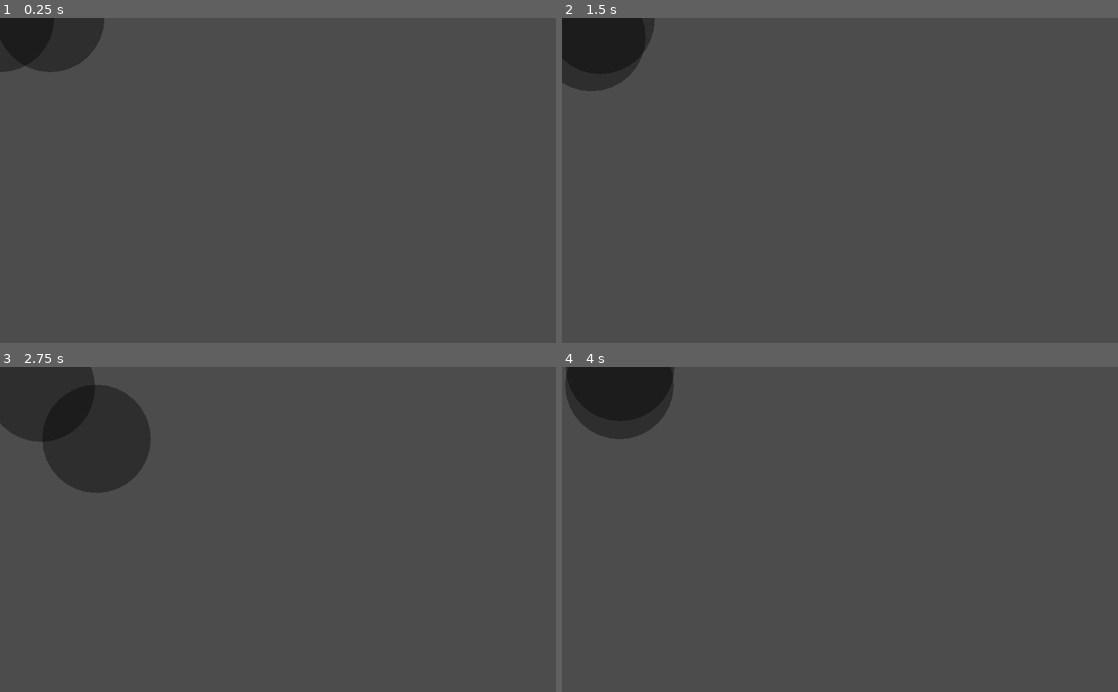
Above: before the commit, frames 1-4 (two rows, left to right).
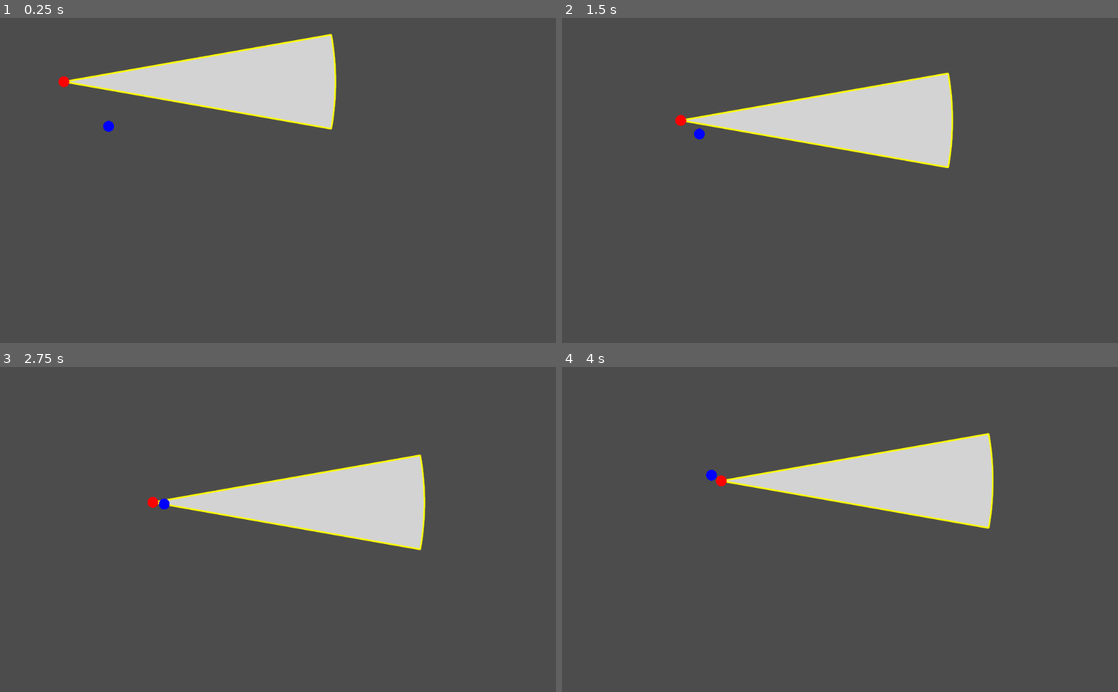
Above: after the commit, the same moments.

Repository: Diah50/Highborne-Adventurer
Game: Godot game, scene res://scenes/tests/Main.tscn
Two runs of this game, one before a commit and one after it. Both use one fixed random seed, a clock stepped at 60 frames per second and the inputs below.
Inputs:
- Up to frame 1 (0.25 s): no input
- Up to frame 2 (1.5 s): hold D 0.53-1.28 s; hold S from 1.28 s (still down)
- Up to frame 3 (2.75 s): release S at 2.03 s; hold D from 2.03 s (still down)
- Up to frame 4 (4 s): release D at 2.78 s; hold W 2.78-3.53 s; hold A from 3.53 s (still down)

The runs differ from the first frame. In frame 1, 10% of the frame differs, in the area x 0-61%, y 0-36%; in frame 2, 11%; in frame 3, 15%, in the area x 0-77%, y 0-57%; in frame 4, 11%.
Error before the commit: Unable to iterate on object of type 'Nil'. (res://scripts/Unit.gd:71)

Commit message:
At least it runs?
Anti-aliasing and initial testing/bugfixing

Diff:
--- a/project.godot
+++ b/project.godot
@@ -21,3 +21,11 @@
 [physics]
 
 common/enable_pause_aware_picking=true
+
+[rendering]
+
+quality/intended_usage/framebuffer_allocation=0
+quality/intended_usage/framebuffer_allocation.mobile=0
+quality/filters/use_nearest_mipmap_filter=true
+quality/filters/msaa=1
+quality/depth/hdr=false
--- a/scenes/actions/Test Action.tscn
+++ b/scenes/actions/Test Action.tscn
@@ -1,12 +1,6 @@
 [gd_scene load_steps=2 format=2]
 
 [ext_resource path="res://scripts/Action.gd" type="Script" id=1]
-
-
-
-
-
-
 
 [node name="Action" type="Node2D" groups=[
 "Action",
--- a/scenes/tests/Main.tscn
+++ b/scenes/tests/Main.tscn
@@ -1,13 +1,23 @@
-[gd_scene load_steps=2 format=2]
+[gd_scene load_steps=3 format=2]
 
 [ext_resource path="res://scenes/units/Test Unit.tscn" type="PackedScene" id=1]
+[ext_resource path="res://scenes/actions/Test Action.tscn" type="PackedScene" id=2]
 
 [node name="Main" type="Node2D"]
 
 [node name="KinematicBody2D" parent="." instance=ExtResource( 1 )]
-speed = 250
+position = Vector2( 200, 200 )
 
 [node name="KinematicBody2D2" parent="." instance=ExtResource( 1 )]
-position = Vector2( 100, 0 )
+position = Vector2( 100, 100 )
 player = false
-speed = 30
+color = Color( 1, 0, 0, 1 )
+
+[node name="Action" parent="KinematicBody2D2" instance=ExtResource( 2 )]
+z_index = -1
+arc = 10
+rng = 500
+ai_start_range = 1000
+ai_weight = 1.0
+dmg = 1
+stun = 1
--- a/scenes/units/Test Unit.tscn
+++ b/scenes/units/Test Unit.tscn
@@ -9,7 +9,6 @@
 ]]
 script = ExtResource( 1 )
 player = true
-speed = 200
 
 [node name="CollisionShape2D" type="CollisionShape2D" parent="."]
 shape = SubResource( 1 )
--- a/scripts/Action.gd
+++ b/scripts/Action.gd
@@ -1,7 +1,6 @@
 extends Node2D
 
-const Globals = preload("nodeless/Globals.gd")
-const TFlags = preload("nodeless/TFlags.gd")
+const G = preload("nodeless/Globals.gd")
 
 export(int) var key
 
@@ -9,28 +8,28 @@
 export(int) var rng # "range" namespace is taken
 
 export(int) var ai_start_range
-export(float) var ai_start_select_weight
-export(Array, float) var ai_followup_action_chances = []
-export(Array, NodePath) var followup_actions = []
+export(float) var ai_weight
+export(Array, NodePath) var combo_actions = []
+export(bool) var combo_only = false
+export(float) var move_speed
 
 
 export(int) var dmg
 export(int) var stun
 export(float) var stun_time
 export(int) var guard
-export(int) var guard_break
-export(float) var speed_mod
 
 
 
-# timeline_intervals[max] is the end tick, exclusive.
-# Otherwise timeline_intervals[x] corresponds to start time of timeline_flags[x]
-export(Array, int) var timeline_intervals
+
+# phase_times[max] is the end tick, exclusive.
+# Otherwise phase_times[x] corresponds to start time of phase_flags[x]
+export(Array, int) var phase_times = [60]
 export(Array, int, FLAGS, "damage_and_stun", \
-"guard", "speed_mod", "telegraph", "lock_pos", "no_rot") var timeline_flags = []
-export(Color) var hitbox_border_color
-export(Color) var hitbox_damage_color
-export(Color) var hitbox_color
+"move_speed", "guard", "invincibility", "telegraph", "lock_pos", "no_rot") var phase_flags = [16]
+export(Color) var hitbox_border_color = Color.yellow
+export(Color) var hitbox_damage_color = Color.red
+export(Color) var hitbox_color = Color.lightgray
 
 var tick_no = -1 # -1 for inactive, otherwise which tick we are on, starting at 0
 var interval_no = 0
@@ -38,9 +37,9 @@
 var remaining_guard : int
 
 func _ready():
-	for flags in timeline_flags:
+	for flags in phase_flags:
 		# assure no incompatible flag combos
-		assert(not ((flags % TFlags.damage_and_stun) and (flags % TFlags.telegraph)))
+		assert(not ((flags % G.TFlags.damage_and_stun) and (flags % G.TFlags.telegraph)))
 
 
 # starts the action, but does NOT tick it.
@@ -52,22 +51,22 @@
 
 func tick():
 	tick_no += 1
-	if(timeline_intervals[interval_no] < tick_no):
+	if(phase_times[interval_no] < tick_no):
 		interval_no += 1
 
 	var flags = flags()
 
-	if not (flags & TFlags.landing):
+	if not (flags & G.TFlags.landing):
 		position = Vector2.ZERO
 		rotation = 0
 
-	if flags & TFlags.damage_and_stun:
+	if flags & G.TFlags.damage_and_stun:
 		for unit in get_tree().get_nodes_in_group("Unit"):
 			var vec = unit.global_position - global_position
-			if(vec.length() <= rng and abs(vec.angle() - global_rotation) <= arc):
+			if(vec.length() <= rng and abs(vec.angle() - global_rotation) <= arc / 2):
 				damage_and_stun(unit)
 
-	if(timeline_intervals[timeline_intervals.size()-1] == tick_no+1):
+	if(phase_times[phase_times.size()-1] == tick_no+1):
 		end()
 
 func damage_and_stun(unit):
@@ -75,7 +74,7 @@
 	if(unit.hp <= 0):
 		unit.queue_free()
 	var action = unit.current_action
-	if action == null or not (action.flags() & TFlags.guard):
+	if action == null or not (action.flags() & G.TFlags.guard):
 		unit.stun(stun_time)
 	else:
 		unit.guard -= stun
@@ -84,29 +83,36 @@
 
 func end():
 	var parent = get_parent()
-	if parent.player or parent.ai_followup_action_chances == []:
+	if parent.player or combo_actions == []:
 		parent.current_action = parent.next_action
 		parent.next_action = null
 	else:
-		parent.start_rand_action_from(ai_followup_action_chances)
+		parent.start_rand_action_from(combo_actions)
 
 func flags():
-	return timeline_flags[interval_no]
+	return phase_flags[interval_no]
+
+
+
+
+func _draw():
+	if(flags() & G.TFlags.damage_and_stun):
+		_draw_arc_poly(hitbox_damage_color)
+	elif(flags() & G.TFlags.telegraph):
+		_draw_arc_poly(hitbox_color)
+		_draw_arc_border(hitbox_border_color)
+
+
+func _draw_arc_border(color):
+		draw_arc(Vector2.ZERO, rng , deg2rad(-arc - 0), deg2rad(arc + 0), G.circle_points, color, 2, true)
+		draw_line(Vector2.ZERO, Vector2.RIGHT.rotated(deg2rad(-arc)) * rng, color, 2, true)
+		draw_line(Vector2.ZERO, Vector2.RIGHT.rotated(deg2rad(arc)) * rng, color, 2, true)
 
 # https://godotengine.org/qa/3843/is-it-possible-to-draw-a-circular-arc
-func draw_arc_border(color):
-	draw_line(Vector2.ZERO, Vector2.RIGHT.rotated(-arc) * rng, color)
-	draw_line(Vector2.ZERO, Vector2.RIGHT.rotated(arc) * rng, color)
+func _draw_arc_poly(color):
 	var pointsArc = PoolVector2Array([])
-	var angleFrom = -arc
-	var angleTo = arc
-	for i in range(Globals.circle_points+1):
-		var anglePoint = angleFrom + i*(angleTo-angleFrom)/Globals.circle_points - 90
-		pointsArc.push_back(Vector2.ZERO + Vector2( cos( deg2rad(anglePoint) ), sin( deg2rad(anglePoint) ) )* rng)
-		draw_polygon(pointsArc, PoolColorArray([color]))
-
-func _draw():
-	if(timeline_flags % TFlags.damage_and_stun):
-		draw_arc(Vector2.ZERO, rng, -arc, arc, Globals.circle_points, hitbox_damage_color)
-	elif(timeline_flags % TFlags.telegraph):
-		draw_arc(Vector2.ZERO, rng, -arc, arc, Globals.circle_points, hitbox_color)
+	pointsArc.push_back(Vector2.ZERO)
+	for i in range(G.circle_points+1):
+		var anglePoint = deg2rad(arc) + i*(deg2rad(-arc)-deg2rad(arc))/G.circle_points
+		pointsArc.push_back(Vector2.ZERO + Vector2( cos(anglePoint), sin(anglePoint) )* rng)
+	draw_polygon(pointsArc, PoolColorArray([color]), PoolVector2Array(), null, null, true)
--- a/scripts/Unit.gd
+++ b/scripts/Unit.gd
@@ -1,12 +1,12 @@
 extends KinematicBody2D
 
-const Globals = preload("nodeless/Globals.gd")
-const TFlags = preload("nodeless/TFlags.gd")
+const G = preload("nodeless/Globals.gd")
 
 
 export(bool) var player
-export(int) var speed
-export(int) var hp
+export(int) var move_speed = 100
+export(int) var max_hp
+export(Color) var color = Color.blue
 
 var current_action = null
 var next_action = null # lets you queue the action while performing the current one
@@ -20,9 +20,9 @@
 		add_to_group('Player')
 
 func _physics_process(delta):
-	var move_dist = speed * delta if \
-			(current_action == null or current_action.timeline_flags[current_action.interval] & 8 == 1) \
-			else current_action.speed_mod * speed * delta
+	var move_dist = move_speed * delta \
+		if (current_action == null or not (current_action.flags() & G.TFlags.move_speed)) \
+		else current_action.move_speed
 	var move_dir = Vector2.ZERO
 
 	if(player):
@@ -40,15 +40,15 @@
 		move_and_collide(move_dir * move_dist)
 
 		if current_action == null:
-			var actions = get_actions()
+			var actions = get_actions(true)
 			if actions != null:
-				for action in get_actions():
+				for action in actions:
 					if Input.is_key_pressed(action.key):
 							action.start()
 							action.tick()
 							break;
 		else:
-			if(current_action.flags() & TFlags.lock_pos):
+			if(current_action.flags() & G.TFlags.lock_pos):
 				current_action.global_position -= move_dir * move_dist
 				current_action.tick()
 
@@ -58,11 +58,13 @@
 		move_and_collide(move_dir * move_dist)
 
 		if current_action == null:
-			start_rand_action_from(get_actions(), p_vector)
-			current_action.tick()
+			var actions = get_actions(true)
+			if (actions != null):
+				start_rand_action_from(actions, p_vector)
+				current_action.tick()
 
 		else:
-			if(current_action.flags() & TFlags.lock_pos):
+			if(current_action.flags() & G.TFlags.lock_pos):
 				current_action.global_position -= move_dir * move_dist
 				current_action.tick()
 
@@ -72,10 +74,9 @@
 				if(p_vector.length() <= action.ai_start_range):
 					weightsum += action.ai_select_weight
 			var roll = (randi() % (weightsum - 2)) + 1
-			var i = 0
 			var rand_action
 			for action in actions:
-				roll -= action.ai_select_weight
+				roll -= action.ai_weight
 				if(roll <= 0):
 					rand_action = action
 					break;
@@ -84,11 +85,11 @@
 func _p_vector():
 	return to_local(get_tree().get_nodes_in_group('Player')[0].global_position)
 
-func get_actions():
+func get_actions(exclude_combo_only):
 	var ret = get_children()
-	for i in range(ret.size()):
-		if not ret[i].is_in_group('Action'):
+	for i in range(ret.size() - 1):
+		if not ret[i].is_in_group('Action') or (exclude_combo_only and ret[i].combo_only):
 			ret.remove(i)
 
 func _draw():
-	draw_circle(Vector2.ZERO, 100, 100);
+	draw_circle(Vector2.ZERO, 10, color);
--- a/scripts/nodeless/Globals.gd
+++ b/scripts/nodeless/Globals.gd
@@ -1 +1,2 @@
-const circle_points = 100
+const circle_points = 1000
+enum TFlags { damage_and_stun = 1, move_speed = 2, guard = 4, invincibility = 8, telegraph = 16, lock_pos = 32, no_rot = 64 }
--- a/scripts/nodeless/TFlags.gd
+++ /dev/null
@@ -1 +0,0 @@
-enum TFlags { damage_and_stun = 1, guard = 2, speed_mod = 4, telegraph = 8, lock_pos = 16, no_rot = 32 }
Not shown, added: notes/editor_variables.txt
Not shown, changed: notes/todo.txt
